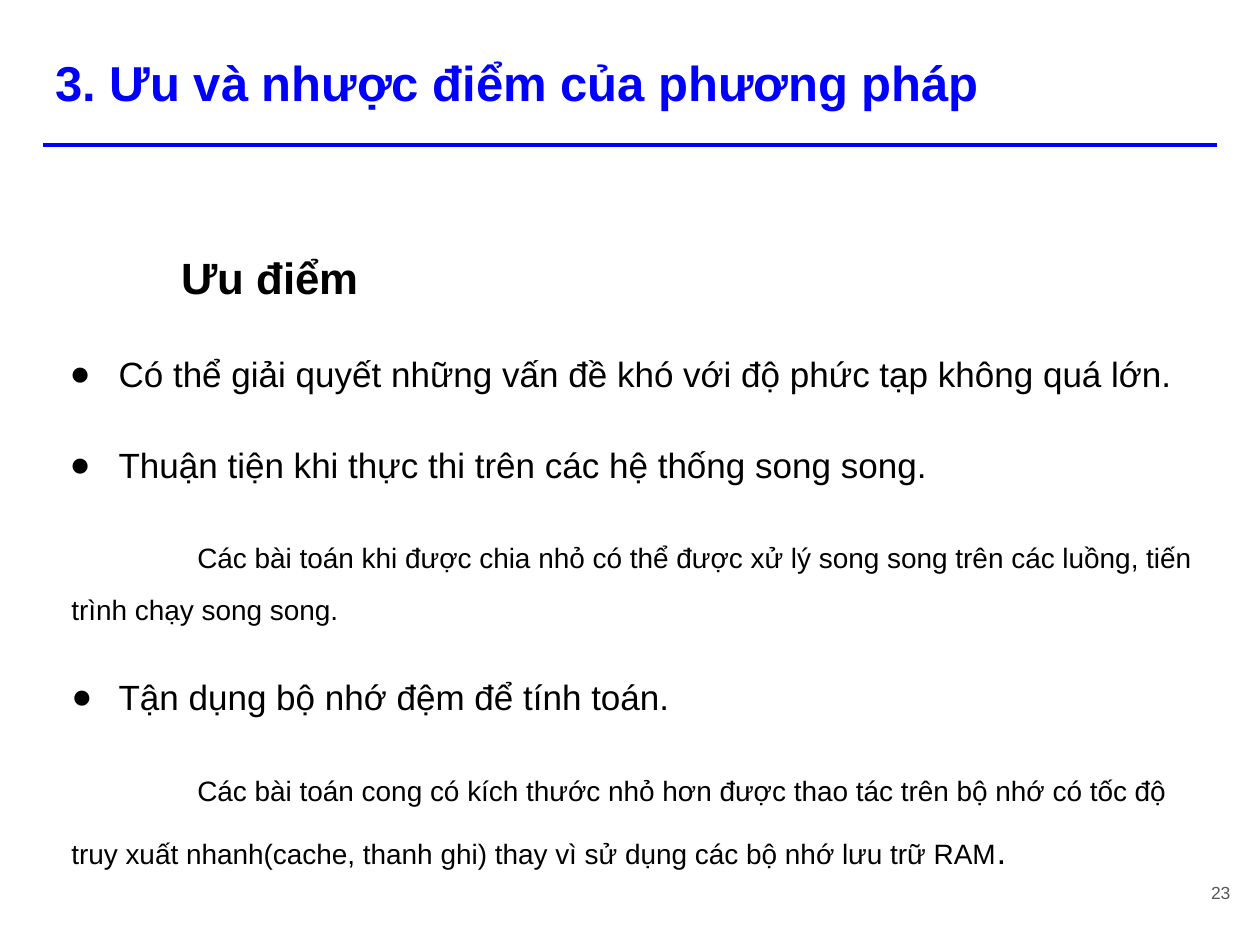
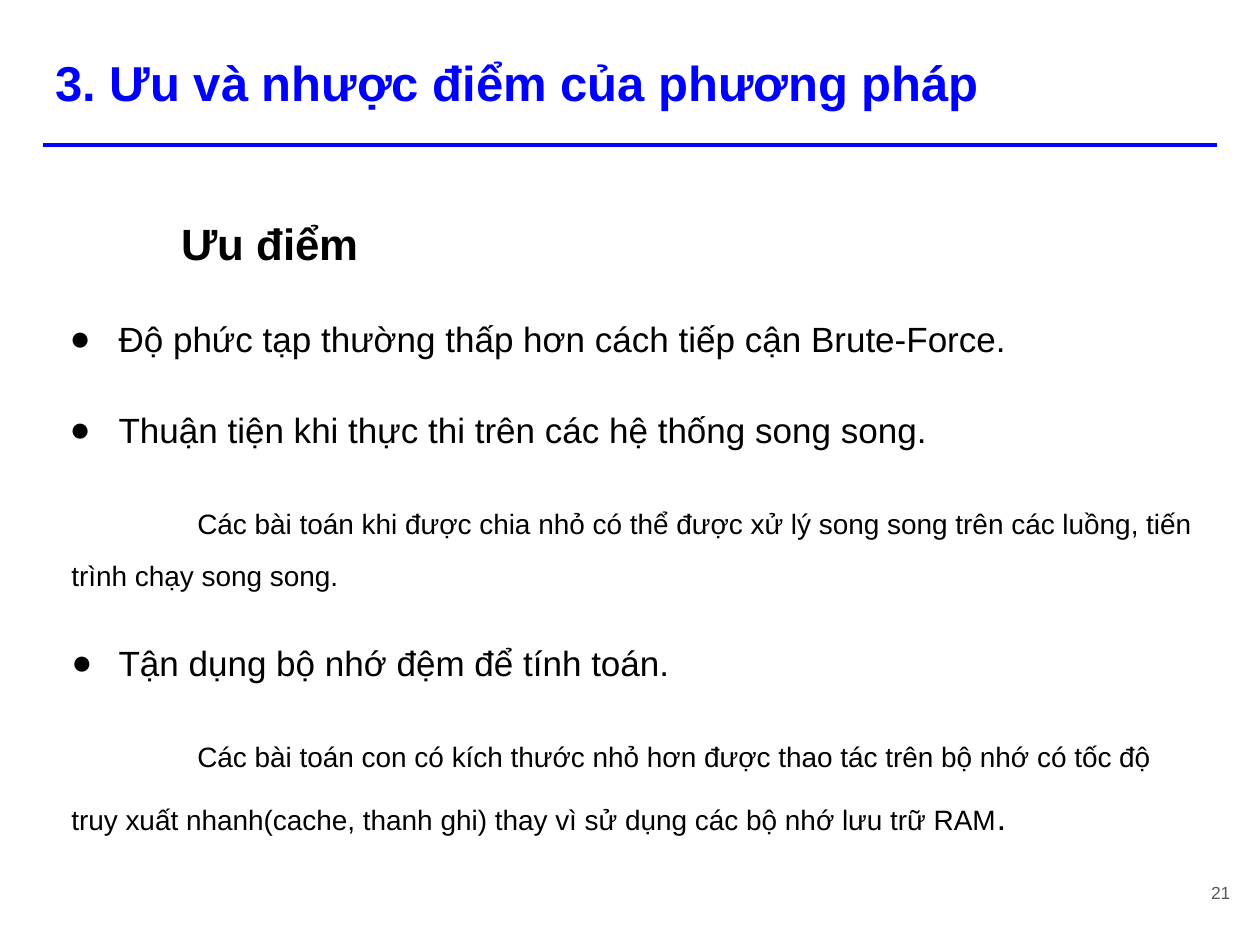
Before and after one commit to tiennvcs/CS112.L11.KHTN-DesignAnalysisAlgorithm, a slide deck: slide 21 of Seminar_DivideandConquer/[Seminar] Divide and Conquer.pptx (slide 23 before the commit). Drawn at 1260x945 pixels with LibreOffice and Linux fonts; fonts in the diff are those of the drawing. Boxes give left, top, right and bottom in pixels: in the first picture for what was removed or moved away, otherwise in the second. Text is boxed around its words. In the diff, an @@ line names an element or a change of style, - is before the commit and + after.

Commit message:
Big update

```diff
--- a/Seminar_DivideandConquer/[Seminar] Divide and Conquer.pptx
+++ b/Seminar_DivideandConquer/[Seminar] Divide and Conquer.pptx
@@ text "Ưu điểm": place and size @@
-text "Ưu điểm" at [71, 259, 1191, 869]
+text "Ưu điểm" at [71, 224, 1191, 835]
@@ text at [119, 325, 1006, 359]: text changed @@
-● Có thể giải quyết những vấn đề khó với độ phức tạp không quá lớn.
+● Độ phức tạp thường thấp hơn cách tiếp cận Brute-Force.
@@ text at [71, 745, 1150, 835]: text changed @@
-Các bài toán cong có kích thước nhỏ hơn được thao tác trên bộ nhớ có tốc độ truy xuất nhanh(cache, thanh ghi) thay vì sử dụng các bộ nhớ lưu trữ RAM.
+Các bài toán con có kích thước nhỏ hơn được thao tác trên bộ nhớ có tốc độ truy xuất nhanh(cache, thanh ghi) thay vì sử dụng các bộ nhớ lưu trữ RAM.
@@ page number at [1211, 887, 1230, 899]: text changed @@
-23
+21
```
Also in this commit, not shown: 16 other slides changed, 1 slide added, 3 slides removed.
